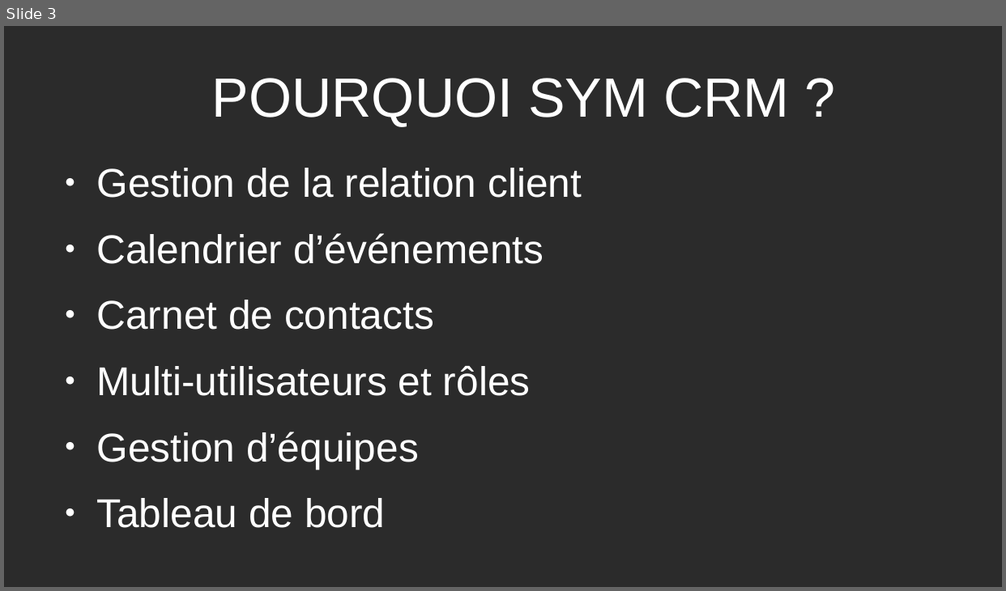
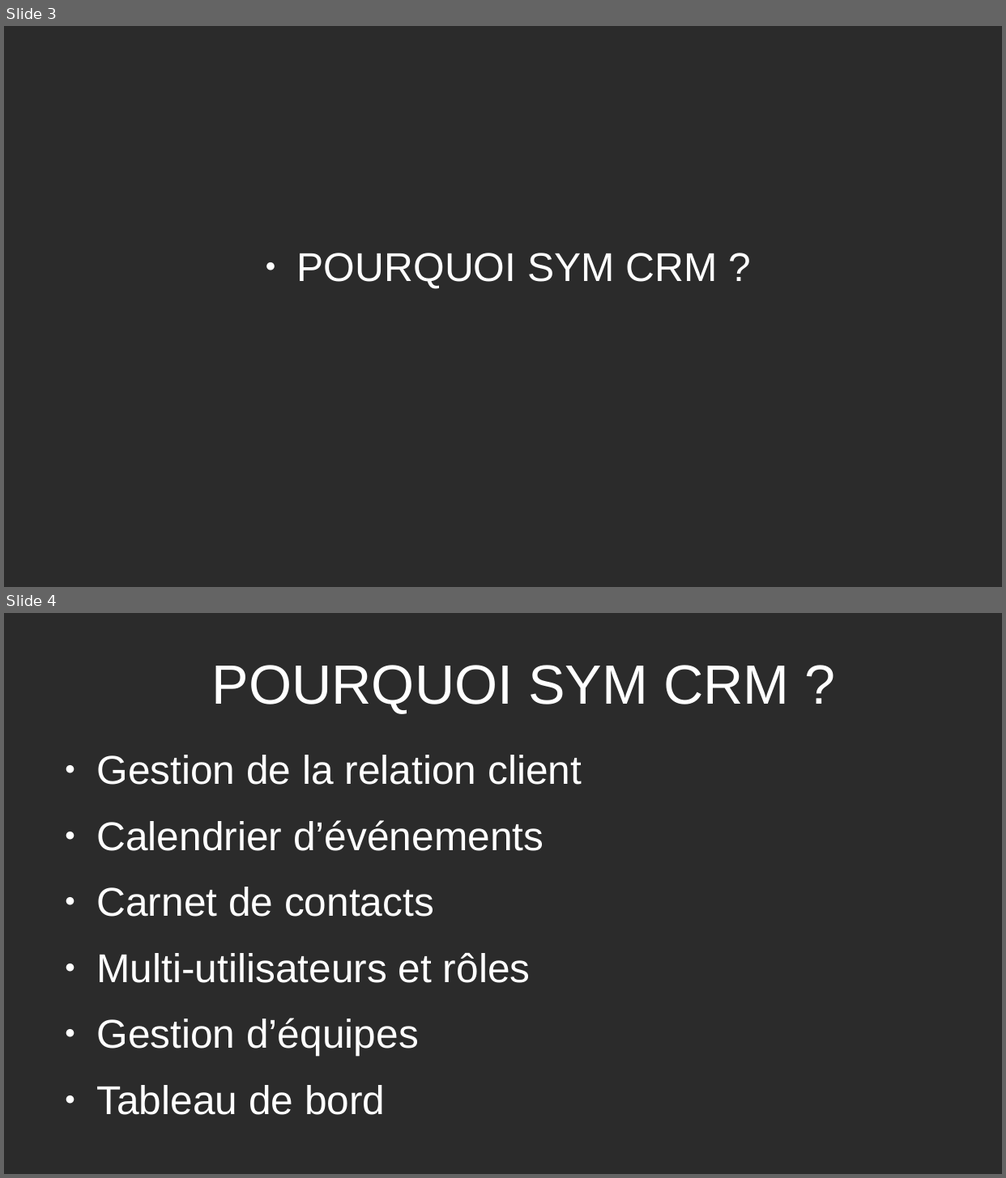
Before and after one commit to Lukam90/Sym-CRM, a slide deck: application/document/Presentation-Sym-CRM-LH.odp. Shown one above the other, each under a label of ours: slide 3 before the commit, slides 3 and 4 after it. The pictures are 1006x591 and 1006x1178 pixels, drawn with LibreOffice and Linux fonts; fonts in the diff are those of the drawing; background and template pictures are left out; a plain dark background stands for a picture behind light text. Boxes give left, top, right and bottom in pixels: in the first picture for what was removed or moved away, otherwise in the second. Text is boxed around its words. In the diff, an @@ line names an element or a change of style, - is before the commit and + after.

```diff
--- a/application/document/Presentation-Sym-CRM-LH.odp
+++ b/application/document/Presentation-Sym-CRM-LH.odp
@@ slide 3 added at (4,26,1002,587), background picture (left out) @@
@@ subtitle added at (297,253,717,289), 32 pt, text #FFFFFF @@
+● POURQUOI SYM CRM ?
@@ what was slide 3 is now slide 4 @@
```
Also in this commit, not shown: 3 slides changed, 6 other slides added, 1 slide removed, 11 other files.
